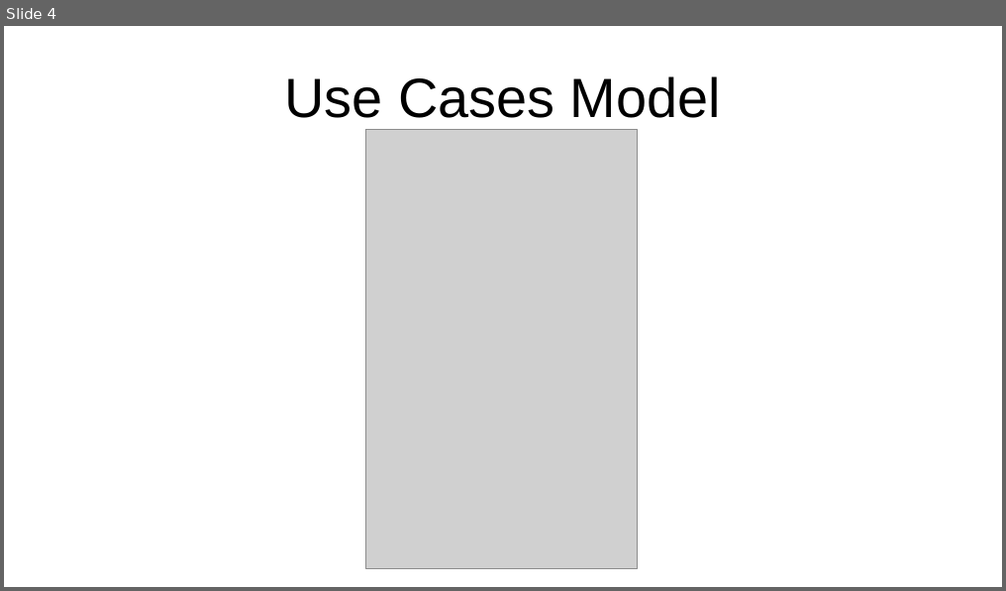
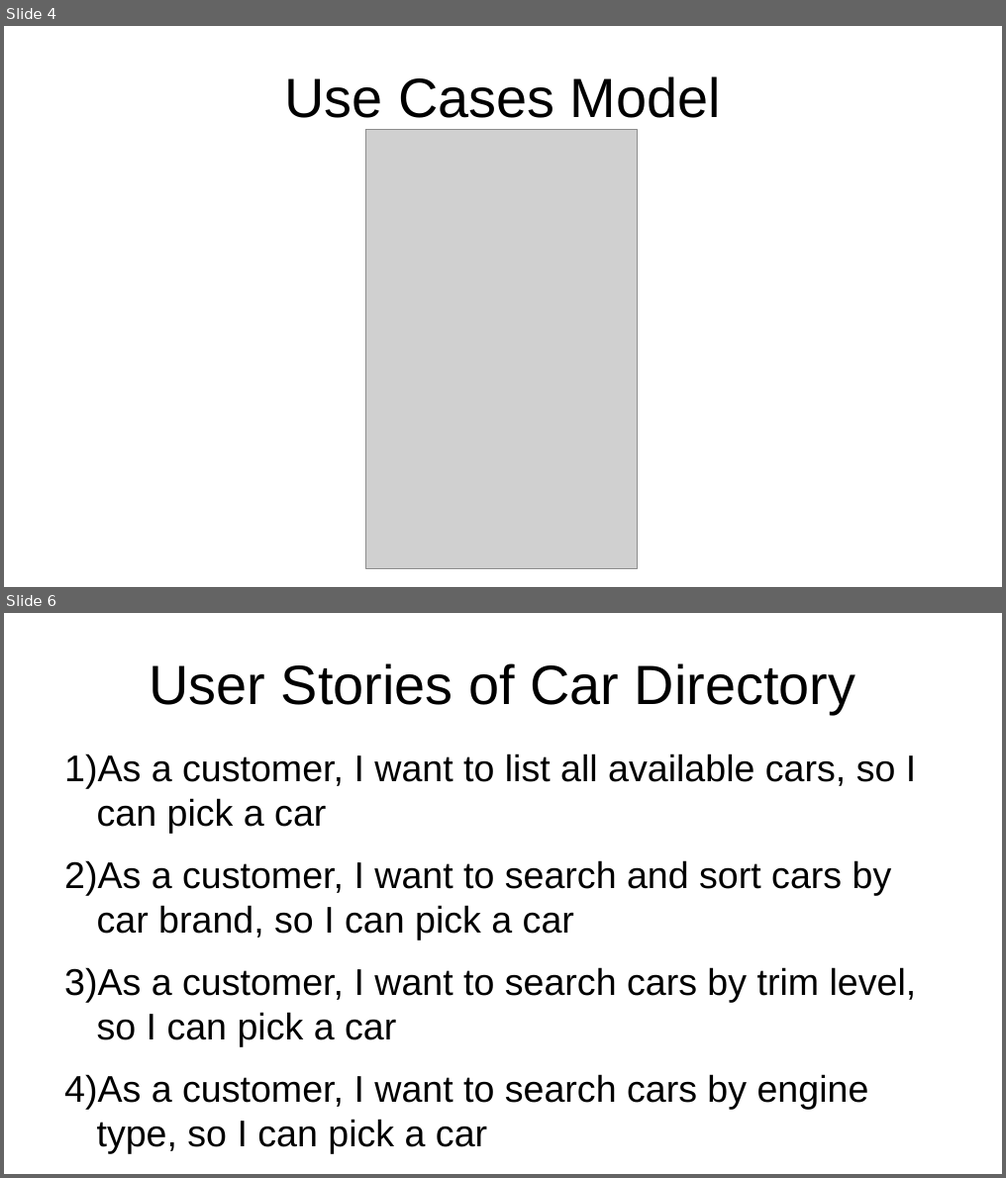
Before and after one commit to al8111/Java-UML-SWT, a slide deck: presentation.odp. Shown one above the other, each under a label of ours: slide 4 before the commit, slides 4 and 6 after it; the slides between them are not shown. The pictures are 1006x591 and 1006x1178 pixels, drawn with LibreOffice and Linux fonts; fonts in the diff are those of the drawing; grey boxes stand for pictures. Boxes give left, top, right and bottom in pixels: in the first picture for what was removed or moved away, otherwise in the second. Text is boxed around its words. In the diff, an @@ line names an element or a change of style, - is before the commit and + after.

Commit message:
doc: create user stories in the presentation

```diff
--- a/presentation.odp
+++ b/presentation.odp
@@ slide 6 added at (x1=4, y1=613, x2=1002, y2=1174), background #FFFFFF @@
@@ title added at (x1=150, y1=663, x2=855, y2=714), 44 pt, text #000000 @@
+User Stories of Car Directory
@@ text added at (x1=64, y1=754, x2=917, y2=1155), 29.6 pt, text #000000 @@
+1) As a customer, I want to list all available cars, so I can pick a car
+2) As a customer, I want to search and sort cars by car brand, so I can pick a car
+3) As a customer, I want to search cars by trim level, so I can pick a car
+4) As a customer, I want to search cars by engine type, so I can pick a car
```
Also in this commit, not shown: 1 slide changed, 1 other slide added.
